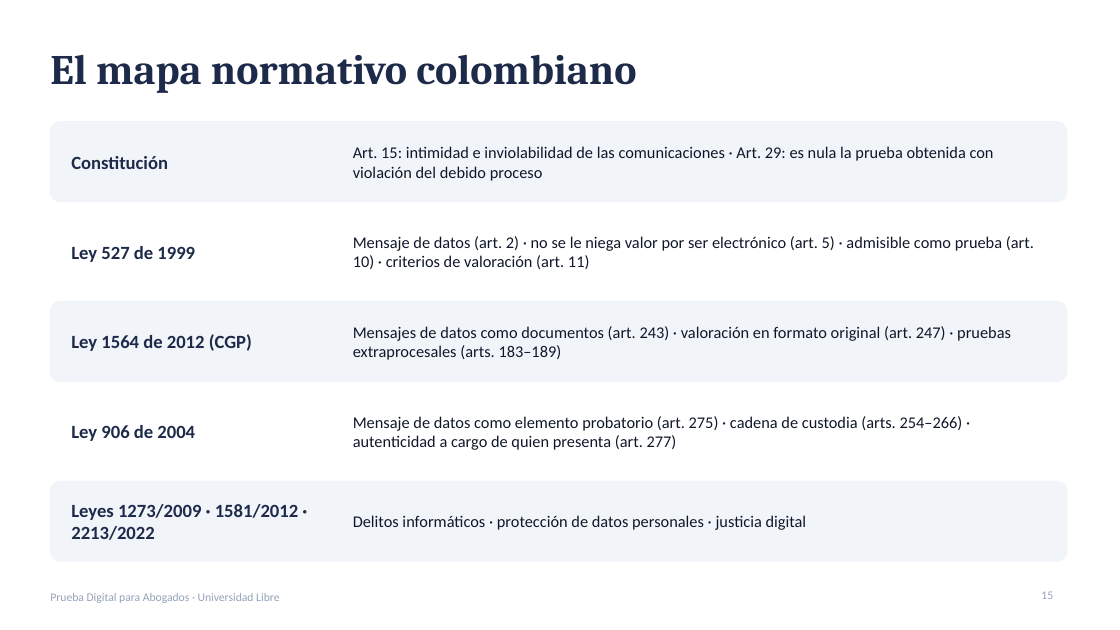
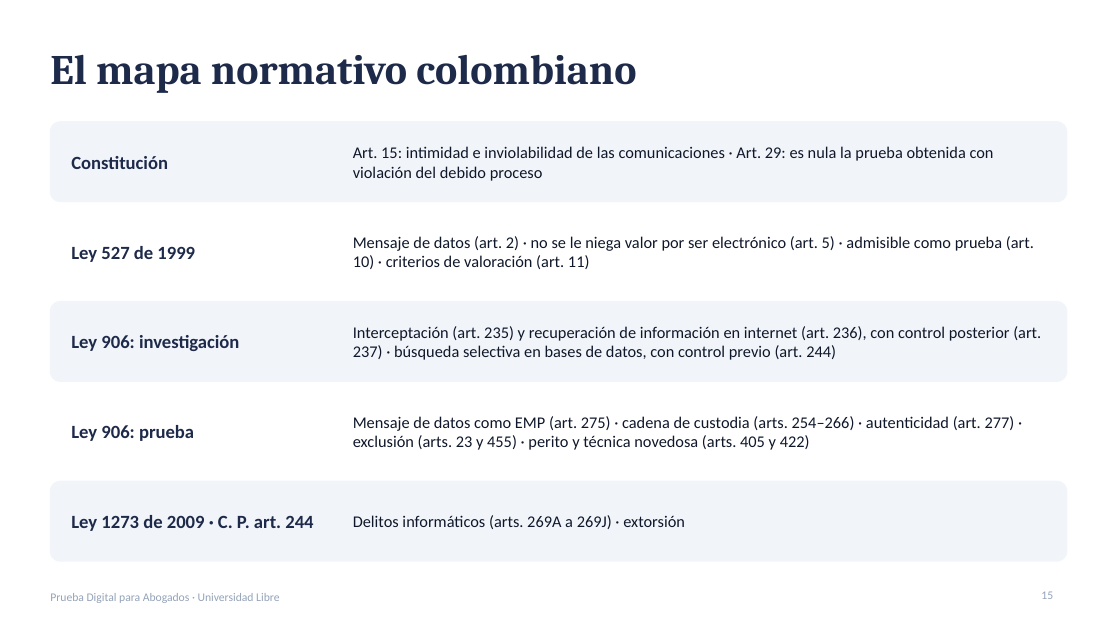
Before and after one commit to CertAcademico/cert-academico-by-redciber-org, a slide deck: slide 15 of materiales/prueba-digital/presentacion-prueba-digital-unilibre.pptx. Drawn at 1120x630 pixels with LibreOffice and Linux fonts; fonts in the diff are those of the drawing. Boxes give left, top, right and bottom in pixels: in the first picture for what was removed or moved away, otherwise in the second. Text is boxed around its words. In the diff, an @@ line names an element or a change of style, - is before the commit and + after.

```diff
--- a/materiales/prueba-digital/presentacion-prueba-digital-unilibre.pptx
+++ b/materiales/prueba-digital/presentacion-prueba-digital-unilibre.pptx
@@ text at <box>353,326,1041,360</box>: text changed @@
-Mensajes de datos como documentos (art. 243) · valoración en formato original (art. 247) · pruebas extraprocesales (arts. 183–189)
+Interceptación (art. 235) y recuperación de información en internet (art. 236), con control posterior (art. 237) · búsqueda selectiva en bases de datos, con control previo (art. 244)
@@ text at <box>71,335,239,351</box>: text changed @@
-Ley 1564 de 2012 (CGP)
+Ley 906: investigación
@@ text at <box>353,416,1015,450</box>: text changed @@
-Mensaje de datos como elemento probatorio (art. 275) · cadena de custodia (arts. 254–266) · autenticidad a cargo de quien presenta (art. 277)
+Mensaje de datos como EMP (art. 275) · cadena de custodia (arts. 254–266) · autenticidad (art. 277) · exclusión (arts. 23 y 455) · perito y técnica novedosa (arts. 405 y 422)
@@ text at <box>71,425,194,441</box>: text changed @@
-Ley 906 de 2004
+Ley 906: prueba
@@ text at <box>71,515,313,531</box>: text changed @@
-Leyes 1273/2009 · 1581/2012 · 2213/2022
+Ley 1273 de 2009 · C. P. art. 244
@@ text at <box>353,515,685,529</box>: text changed @@
-Delitos informáticos · protección de datos personales · justicia digital
+Delitos informáticos (arts. 269A a 269J) · extorsión
```
Also in this commit, not shown: 6 other slides changed, 1 slide added, 1 slide removed, 2 other files.
